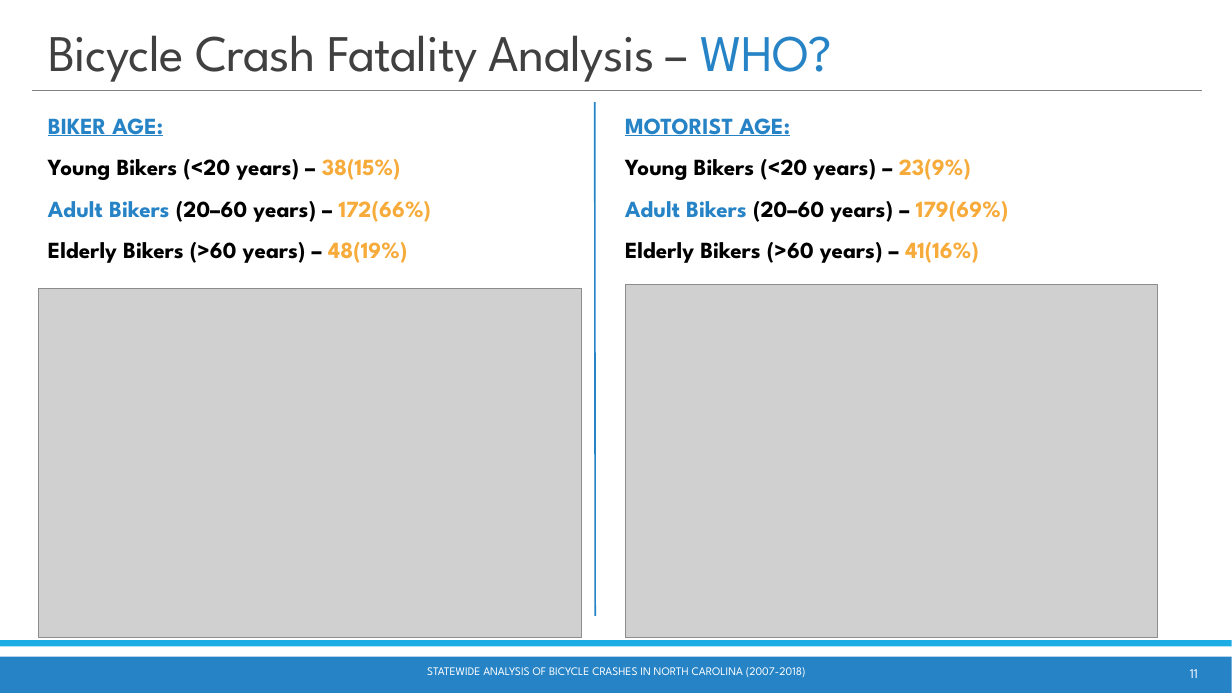
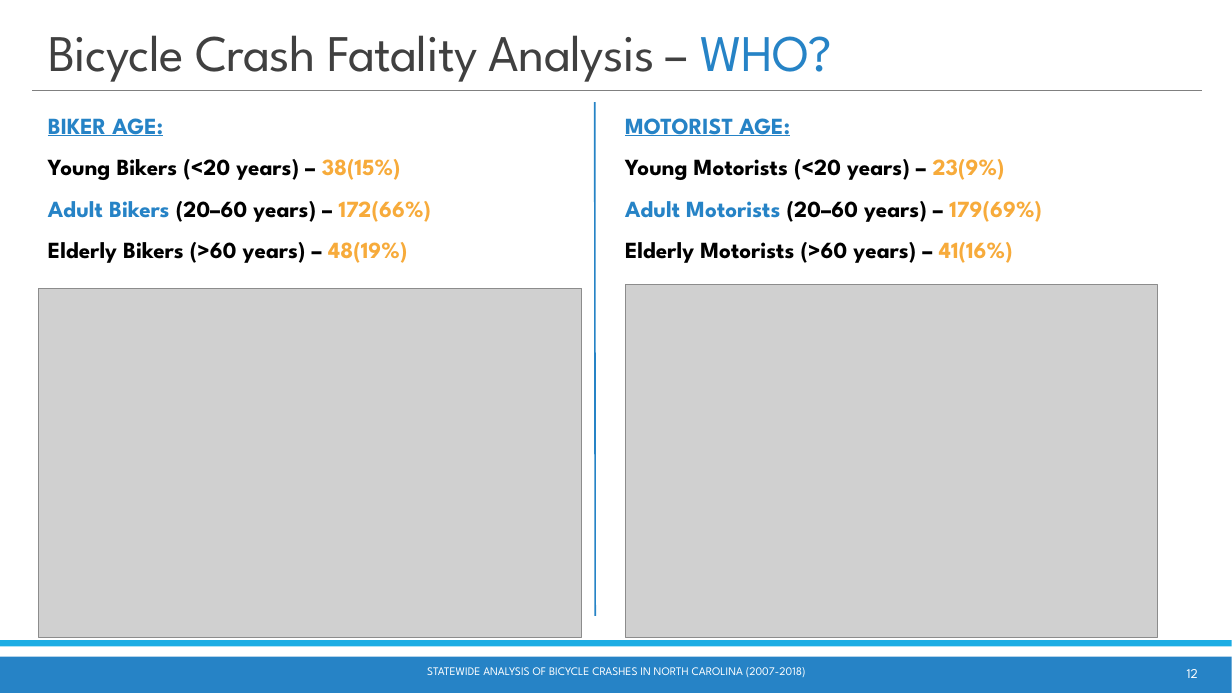
Before and after one commit to waghrayrashi/project-1, a slide deck: slide 12 of Project 1 - Group 2 - Statewide Bicycle Crash Analysis.pptx (slide 11 before the commit). Drawn at 1232x693 pixels with LibreOffice and Linux fonts; fonts in the diff are those of the drawing; grey boxes stand for pictures. Boxes give left, top, right and bottom in pixels: in the first picture for what was removed or moved away, otherwise in the second. Text is boxed around its words. In the diff, an @@ line names an element or a change of style, - is before the commit and + after.

Commit message:
Final presentation

```diff
--- a/Project 1 - Group 2 - Statewide Bicycle Crash Analysis.pptx
+++ b/Project 1 - Group 2 - Statewide Bicycle Crash Analysis.pptx
@@ text at (625, 159, 1042, 263): text changed @@
-Young Bikers (<20 years) – 23(9%)
-Adult Bikers (20–60 years) – 179(69%)
-Elderly Bikers (>60 years) – 41(16%)
+Young Motorists (<20 years) – 23(9%)
+Adult Motorists (20–60 years) – 179(69%)
+Elderly Motorists (>60 years) – 41(16%)
@@ page number at (1187, 669, 1198, 678): text changed @@
-11
+12
```
Also in this commit, not shown: 7 other slides changed, 2 slides removed, 2 other files.
